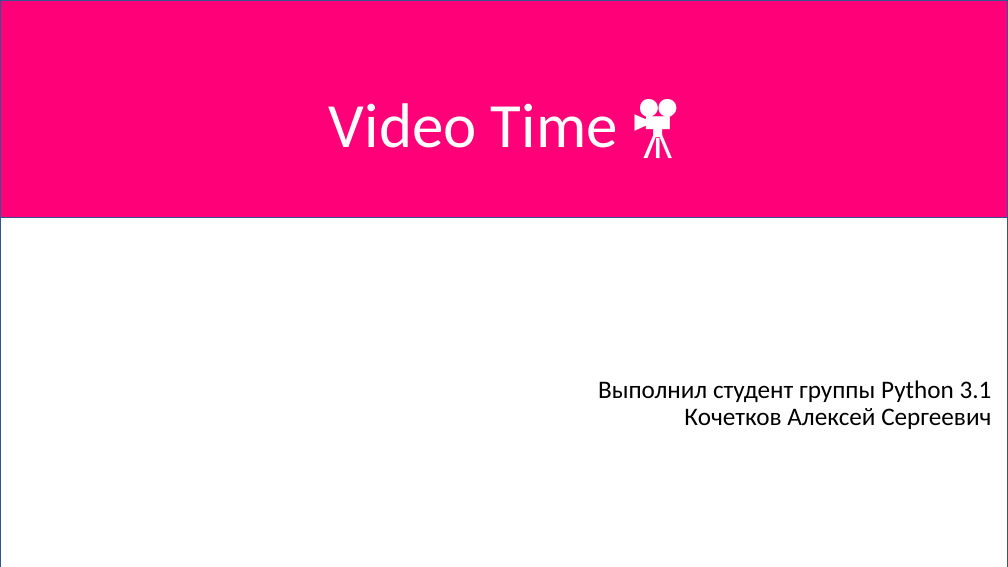
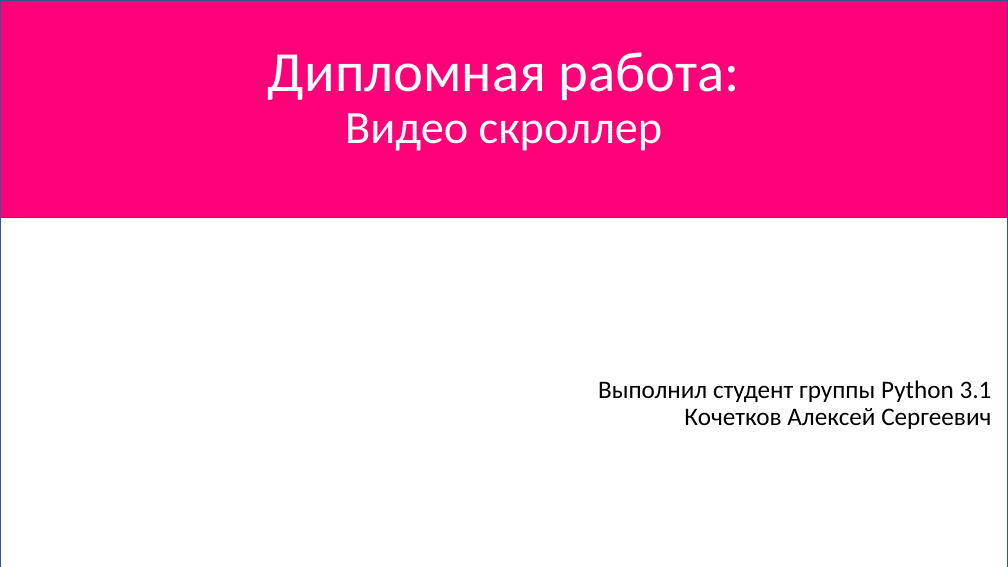
Before and after one commit to KochetkovAlEX/VideoTime, a slide deck: slide 1 of VideoTime.pptx. Drawn at 1008x567 pixels with LibreOffice and Linux fonts; fonts in the diff are those of the drawing. Boxes give left, top, right and bottom in pixels: in the first picture for what was removed or moved away, otherwise in the second. Text is boxed around its words. In the diff, an @@ line names an element or a change of style, - is before the commit and + after.

```diff
--- a/VideoTime.pptx
+++ b/VideoTime.pptx
@@ title at (x1=268, y1=52, x2=740, y2=151): text changed; size 60 to 54 pt @@
-Video Time 🎥
+Дипломная работа:
+Видео скроллер
```
Also in this commit, not shown: 3 other slides changed, 1 slide removed.
